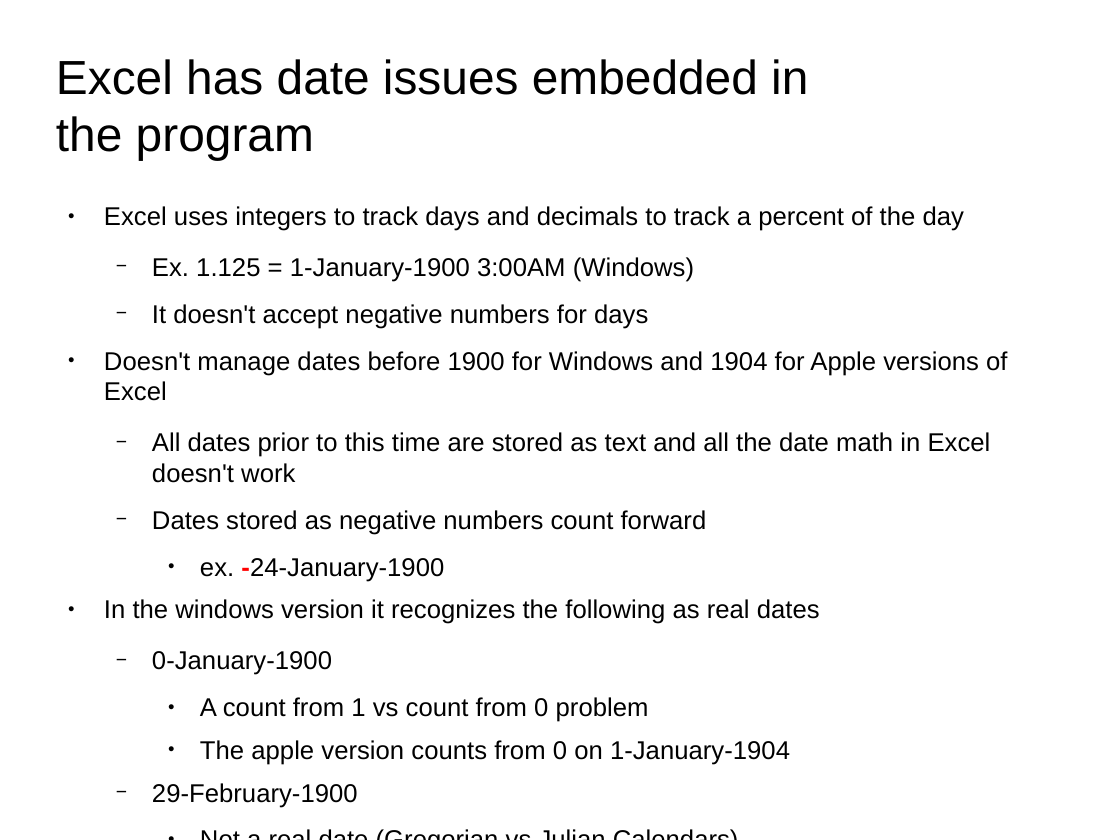
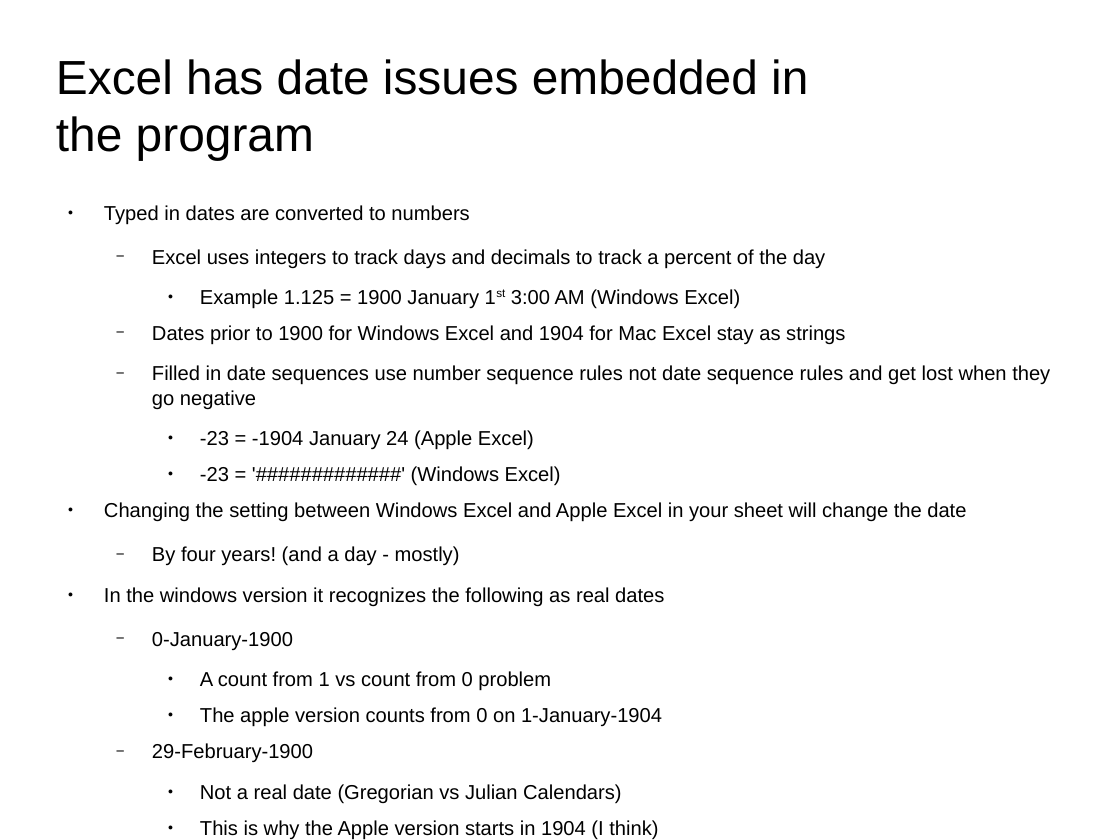
Before and after one commit to jandrew/Spreadsheet-XLSX-Reader-LibXML, a slide deck: slide 10 of Presentation/SVPerlTalk.odp (slide 13 before the commit). Drawn at 1120x840 pixels with LibreOffice and Linux fonts; fonts in the diff are those of the drawing; background and template pictures are left out. Boxes give left, top, right and bottom in pixels: in the first picture for what was removed or moved away, otherwise in the second. Text is boxed around its words. In the diff, an @@ line names an element or a change of style, - is before the commit and + after.

```diff
--- a/Presentation/SVPerlTalk.odp
+++ b/Presentation/SVPerlTalk.odp
@@ text at [104, 205, 1050, 840]: paragraph added @@
+● Ex: Date Examples.xlsx
@@ text at [104, 205, 469, 225]: paragraph added @@
+● Typed in dates are converted to numbers
@@ text at [104, 249, 825, 840]: size 18.2 to 14.3 pt in "Excel uses integers to track days and ...", "In the windows version it recognizes the ...", "0-January-1900", "A count from 1 vs count from ..." and 4 more places; bullet ● to −; list level 1 to 2 in "Excel uses integers to track ..."; list level 1 to 3 in "This is why the Apple ..." @@
@@ text at [104, 325, 1050, 566]: text changed; size 18.2 to 14.3 pt @@
-  − Ex. 1.125 = 1-January-1900 3:00AM (Windows)
-  − It doesn't accept negative numbers for days
-● Doesn't manage dates before 1900 for Windows and 1904 for Apple versions of Excel
-  − All dates prior to this time are stored as text and all the date math in Excel doesn't work
-  − Dates stored as negative numbers count forward
-    ● ex. -24-January-1900
+    ● Example 1.125 = 1900 January 1st 3:00 AM (Windows Excel)
+  − Dates prior to 1900 for Windows Excel and 1904 for Mac Excel stay as strings
+  − Filled in date sequences use number sequence rules not date sequence rules and get lost when they go negative
+    ● -23 = -1904 January 24 (Apple Excel)
+    ● -23 = '#############' (Windows Excel)
+● Changing the setting between Windows Excel and Apple Excel in your sheet will change the date
+  − By four years! (and a day - mostly)
```
Also in this commit, not shown: 9 other slides changed, 4 slides added, 5 slides removed, 47 other files.
